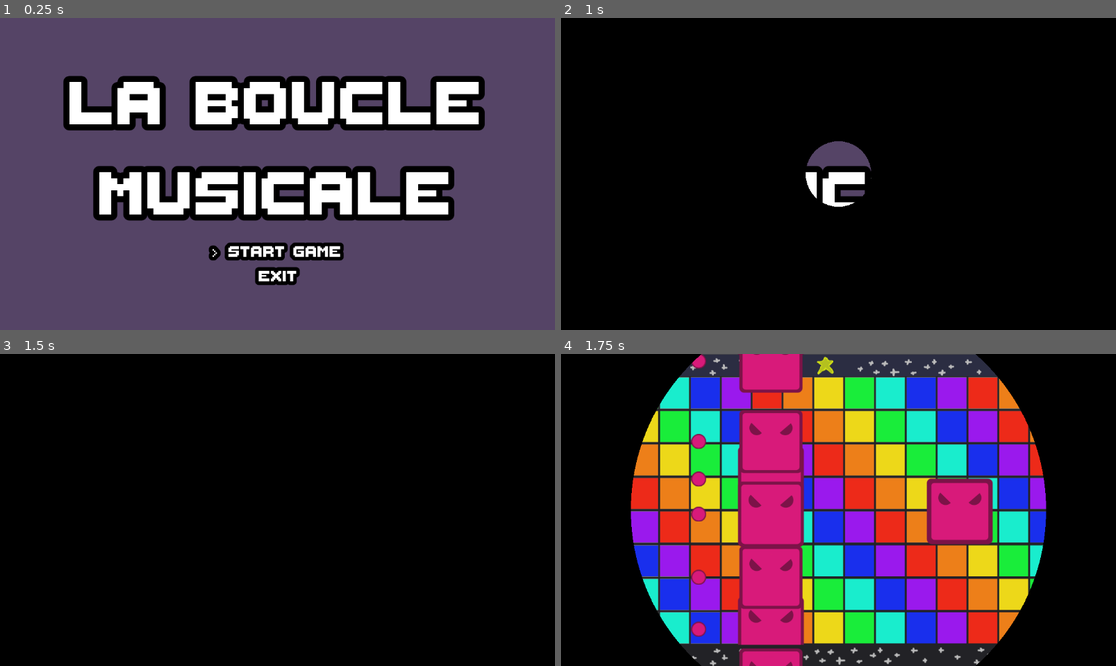
Above: before the commit, frames 1-4 (two rows, left to right).
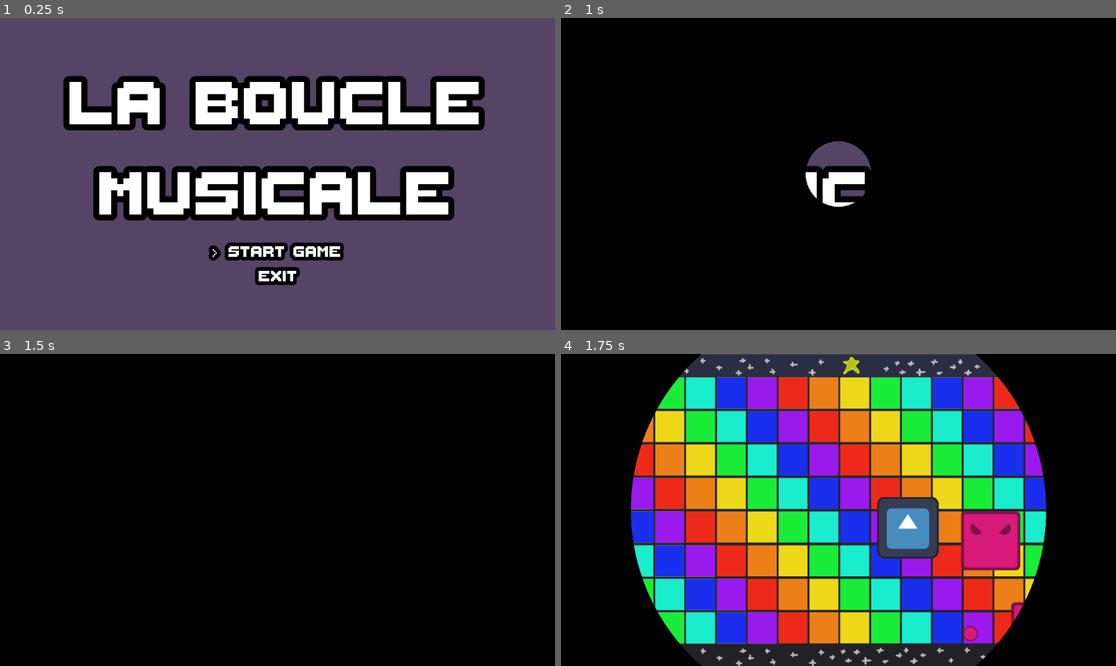
Above: after the commit, the same moments.

Repository: les-brows/la-boucle-musicale
Game: Godot game, scene res://Levels/MainMenu/MainMenu.tscn
Two runs of this game, one before a commit and one after it. Both use one fixed random seed, a clock stepped at 60 frames per second and the inputs below. The engine's default icon, where the game draws it, is replaced by a stand-in: a white triangle on a blue panel in a dark square.
Inputs (mouse positions are in pixels of both pictures, inside the frame that each line leads up to):
- Up to frame 1 (0.25 s): no input
- Up to frame 2 (1 s): tap Enter (ui_accept) at 0.5, 0.77 s; move the mouse to (960, 158) at 0.52 s; hold D (player1_right) from 0.53 s (still down); right-click (960, 158) at 0.6 s
- Up to frame 3 (1.5 s): move the mouse to (166, 525) at 1.27 s; release D (player1_right) at 1.28 s; hold S (player1_down) from 1.28 s (still down); right-click (166, 525) at 1.35 s
- Up to frame 4 (1.75 s): keep holding S (player1_down); tap Enter (ui_accept) at 1.52 s

Frames 1-3 are identical in both runs. In frame 4, 56% of the frame differs, in the area x 12-88%, y 0-100%.

Commit message:
feat: randomize enemy position and notes

Diff:
--- a/MainScene.tscn
+++ b/MainScene.tscn
@@ -1,6 +1,5 @@
-[gd_scene load_steps=7 format=3 uid="uid://cfix7mjnn6u0n"]
+[gd_scene load_steps=6 format=3 uid="uid://cfix7mjnn6u0n"]
 
-[ext_resource type="PackedScene" uid="uid://b5w0jynn6mkxk" path="res://Objects/Enemies/Shooter.tscn" id="1_rpqi1"]
 [ext_resource type="PackedScene" uid="uid://c0xi81rtw0j1x" path="res://Levels/ScrollingLevel.tscn" id="1_x4av3"]
 [ext_resource type="PackedScene" uid="uid://bne5gfgl17hng" path="res://Rythm/MusicManager.tscn" id="2_rpqi1"]
 [ext_resource type="PackedScene" uid="uid://do4qvuyj8k0m6" path="res://Objects/Enemies/Managers/EnemyManager.tscn" id="3_a814b"]
@@ -15,9 +14,6 @@
 
 [node name="EnemyManager" parent="." instance=ExtResource("3_a814b")]
 
-[node name="Shooter" parent="." instance=ExtResource("1_rpqi1")]
-position = Vector2(892, 323)
-
 [node name="AudioStreamPlayer" type="AudioStreamPlayer" parent="."]
 stream = ExtResource("4_rf2cd")
 volume_db = -10.306
--- a/Objects/Enemies/Managers/enemy_level_portion.gd
+++ b/Objects/Enemies/Managers/enemy_level_portion.gd
@@ -7,5 +7,5 @@
 func _init() -> void:
 	for index in range(5):
 		var curr_shooter: Enemy = shooter_preload.instantiate()
-		curr_shooter.position = Vector2(500, index * 200 + randi_range(-100, 100))
+		curr_shooter.position = Vector2(randi_range(500, 4500), randi_range(100, 600))
 		call_deferred("add_child", curr_shooter)
--- a/Objects/Enemies/shooter.gd
+++ b/Objects/Enemies/shooter.gd
@@ -20,7 +20,7 @@
 								   Note.new(16 + 8, 0, 3), Note.new(16 + 11, 0, 6), Note.new(16 + 13, 0, 4),
 								   Note.new(16 + 14, 0, 1)]
 	shoot_partition = Partition.new(4, 32, list_notes)
-
+	shoot_partition.remove_random_notes(0.7)
 
 func _process(delta: float) -> void:
 	if(boing_state > 0):
--- a/Rythm/partition.gd
+++ b/Rythm/partition.gd
@@ -36,3 +36,8 @@
 
 func get_curr_note() -> Note:
 	return list_note[curr_beat_index]
+
+func remove_random_notes(percent_removed: float):
+	for note in list_note:
+		if randf() < percent_removed:
+			list_note.erase(note)
--- a/globals.gd
+++ b/globals.gd
@@ -1,6 +1,6 @@
 extends Node
 
-var CAMERA_SPEED = 5
+var CAMERA_SPEED = 0.5
 var LEVEL_SIZE = 5000
 
 const BPM_SUBDIVISION : int = 8
